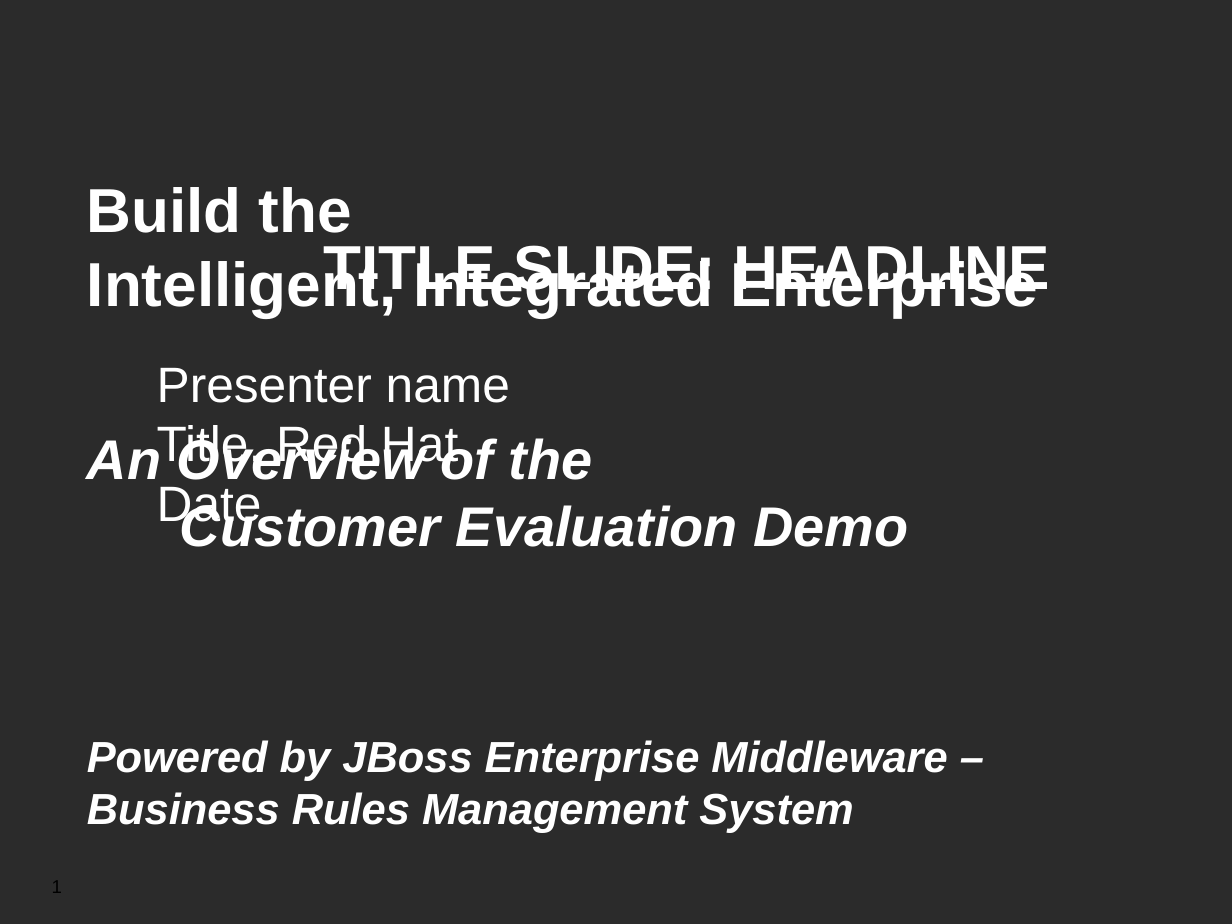
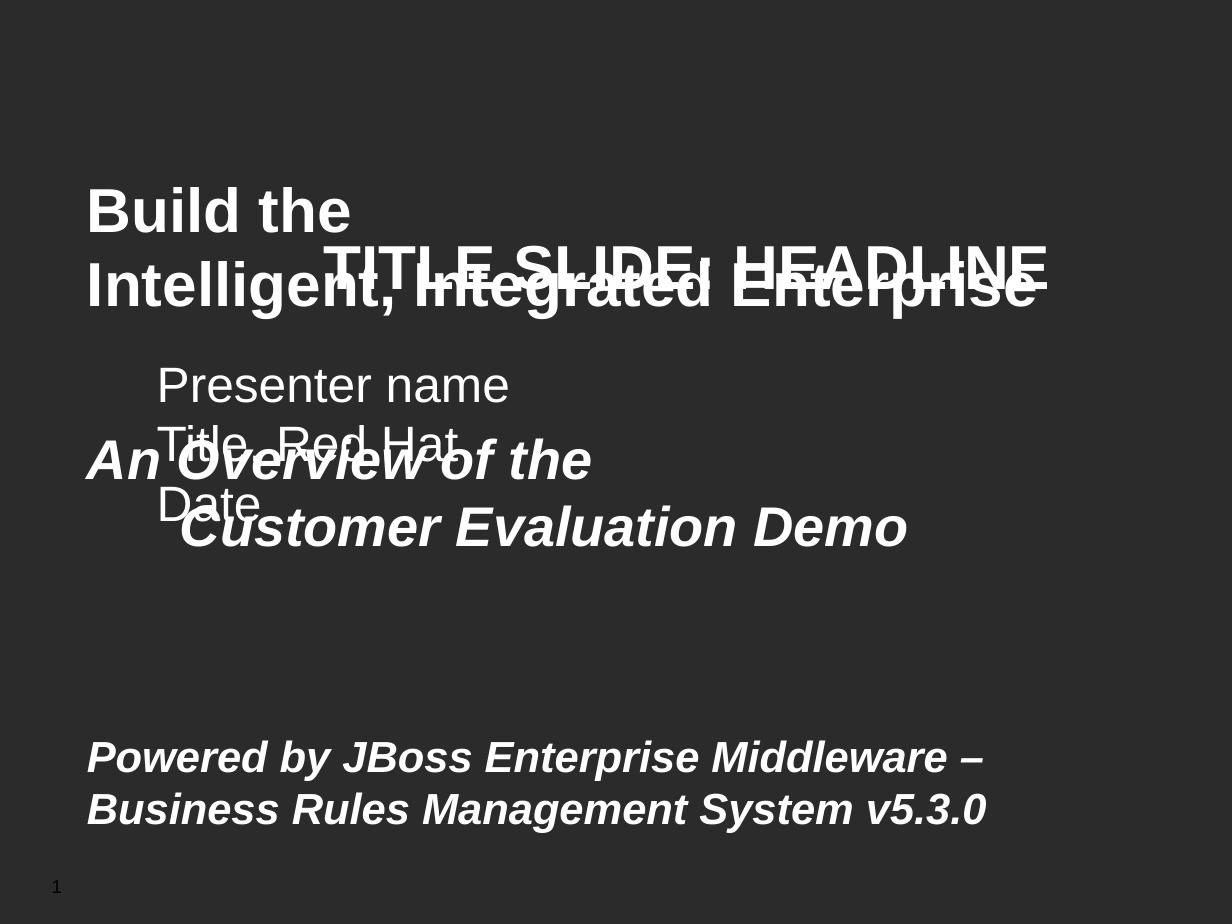
Before and after one commit to jbossdemocentral/brms-customer-evaluation-demo, a slide deck: slide 1 of Demo Overview.odp. Drawn at 1232x924 pixels with LibreOffice and Linux fonts; fonts in the diff are those of the drawing; background and template pictures are left out; a plain dark background stands for a picture behind light text. Boxes give left, top, right and bottom in pixels: in the first picture for what was removed or moved away, otherwise in the second. Text is boxed around its words. In the diff, an @@ line names an element or a change of style, - is before the commit and + after.

```diff
--- a/Demo Overview.odp
+++ b/Demo Overview.odp
@@ text at [87, 792, 987, 833]: text changed @@
-Business Rules Management System
+Business Rules Management System v5.3.0
```
Also in this commit, not shown: 1 other slide changed, 1 other file.
